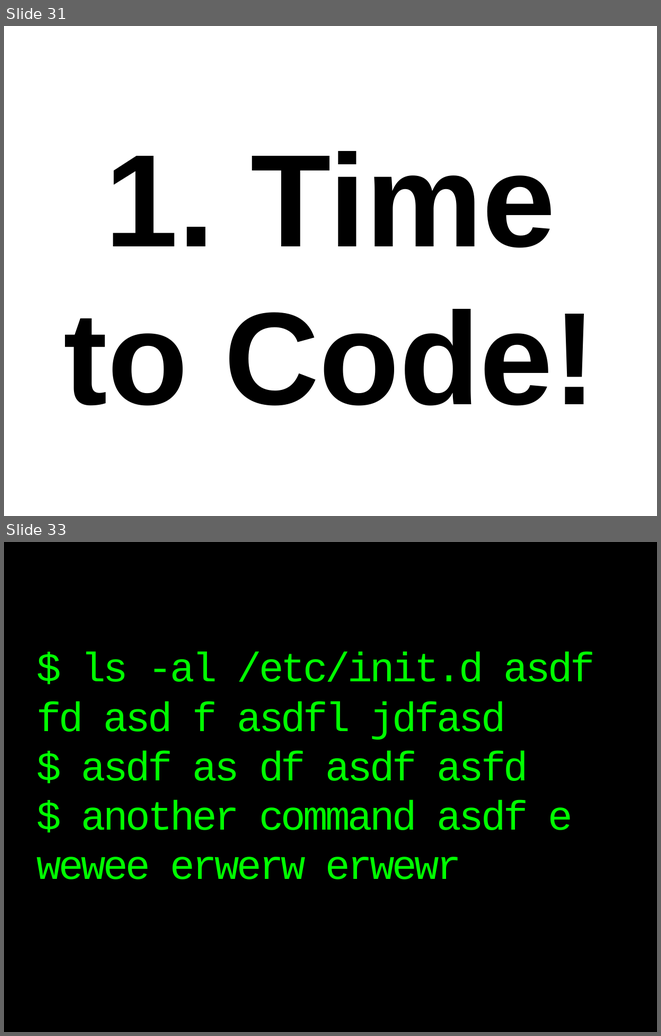
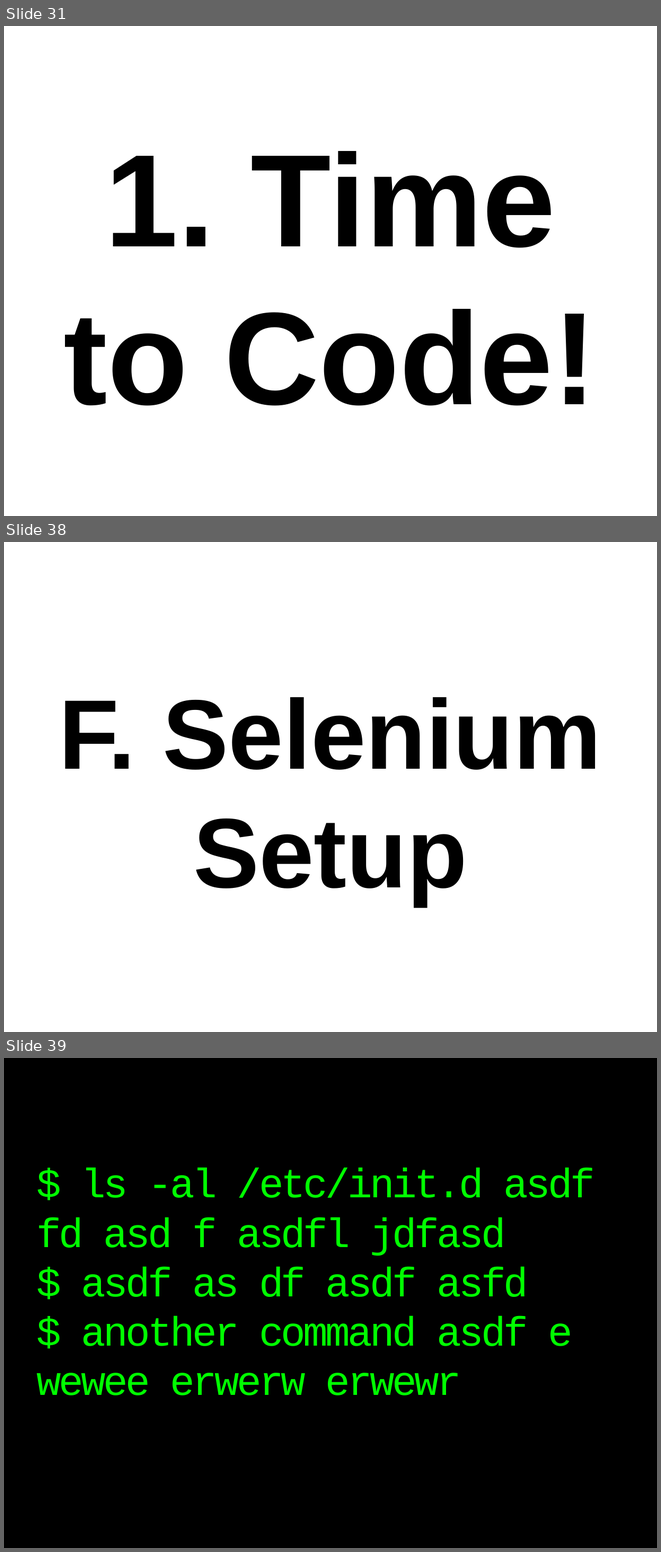
Before and after one commit to thewoolleyman/ci_for_the_rails_guy_or_gal, a slide deck: presentation/ci_for_the_web_2.0_guy_or_gal.odp. Shown one above the other, each under a label of ours: slides 31 and 33 before the commit, slides 31, 38 and 39 after it; the slides between them are not shown. The pictures are 661x1036 and 661x1552 pixels, drawn with LibreOffice and Linux fonts; fonts in the diff are those of the drawing. Boxes give left, top, right and bottom in pixels: in the first picture for what was removed or moved away, otherwise in the second. Text is boxed around its words. In the diff, an @@ line names an element or a change of style, - is before the commit and + after.

```diff
--- a/presentation/ci_for_the_web_2.0_guy_or_gal.odp
+++ b/presentation/ci_for_the_web_2.0_guy_or_gal.odp
@@ slide 38 added at [4, 542, 657, 1032], background #FFFFFF @@
@@ title added at [59, 697, 601, 906], 120 pt, text #000000, bold @@
+F. Selenium Setup
@@ what was slide 33 is now slide 39 @@
```
Also in this commit, not shown: 1 slide changed, 6 other slides added, 1 slide removed, 1 other file.
